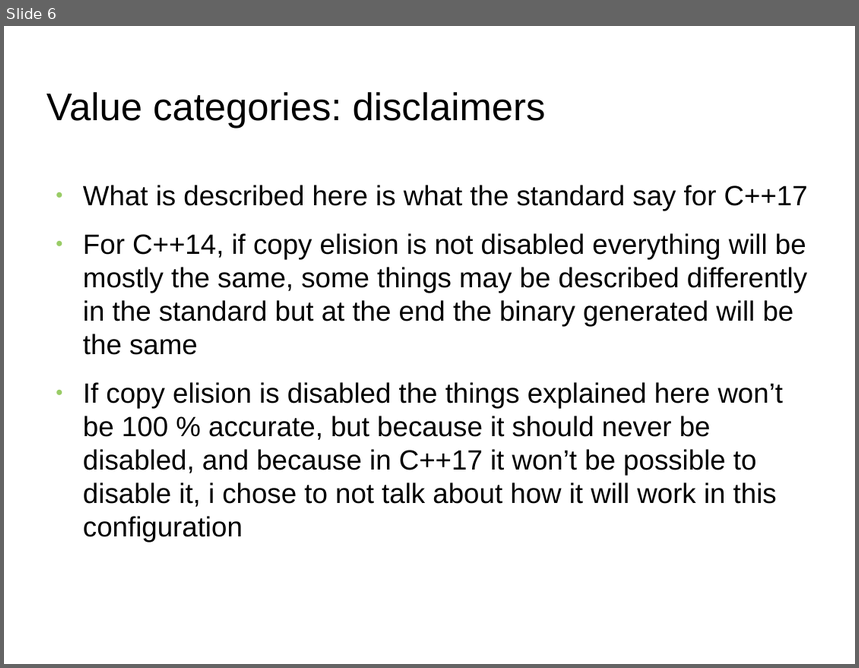
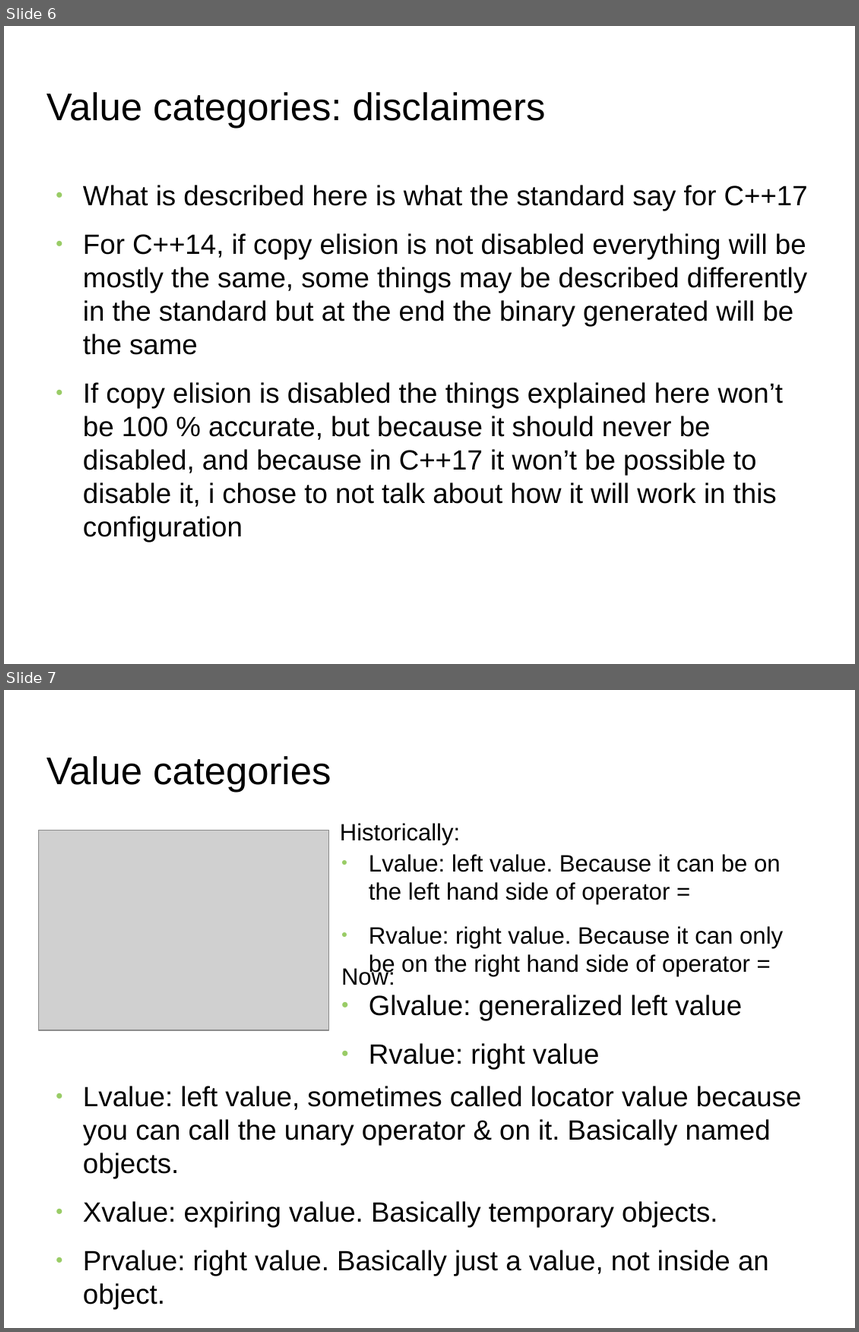
Before and after one commit to FranckRJ/CPP-trainings, a slide deck: traning-move.pt1.odp. Shown one above the other, each under a label of ours: slide 6 before the commit, slides 6 and 7 after it. The pictures are 859x668 and 859x1332 pixels, drawn with LibreOffice and Linux fonts; fonts in the diff are those of the drawing; grey boxes stand for pictures; background and template pictures are left out. Boxes give left, top, right and bottom in pixels: in the first picture for what was removed or moved away, otherwise in the second. Text is boxed around its words. In the diff, an @@ line names an element or a change of style, - is before the commit and + after.

Commit message:
Plus de détail sur les value categories + résumé du code en un slide.

```diff
--- a/traning-move.pt1.odp
+++ b/traning-move.pt1.odp
@@ slide 7 added at <box>4,690,855,1328</box>, background picture (left out) @@
@@ title added at <box>47,756,331,792</box>, 36 pt, text #000000 @@
+Value categories
@@ text added at <box>340,823,460,845</box>, 22 pt, text #000000 @@
+Historically:
@@ picture added at <box>38,830,329,1030</box> @@
@@ text added at <box>369,854,783,977</box>, 22.1 pt, text #000000 @@
+● Lvalue: left value. Because it can be on the left hand side of operator =
+● Rvalue: right value. Because it can only be on the right hand side of operator =
@@ text added at <box>341,966,395,986</box>, 22 pt, text #000000 @@
+Now:
@@ text added at <box>369,995,742,1070</box>, 26 pt, text #000000 @@
+● Glvalue: generalized left value
+● Rvalue: right value
@@ text added at <box>83,1086,802,1310</box>, 26 pt, text #000000 @@
+● Lvalue: left value, sometimes called locator value because you can call the unary operator & on it. Basically named objects.
+● Xvalue: expiring value. Basically temporary objects.
+● Prvalue: right value. Basically just a value, not inside an object.
```
Also in this commit, not shown: 1 slide changed, 2 other slides added, 1 slide removed, 1 other file.
